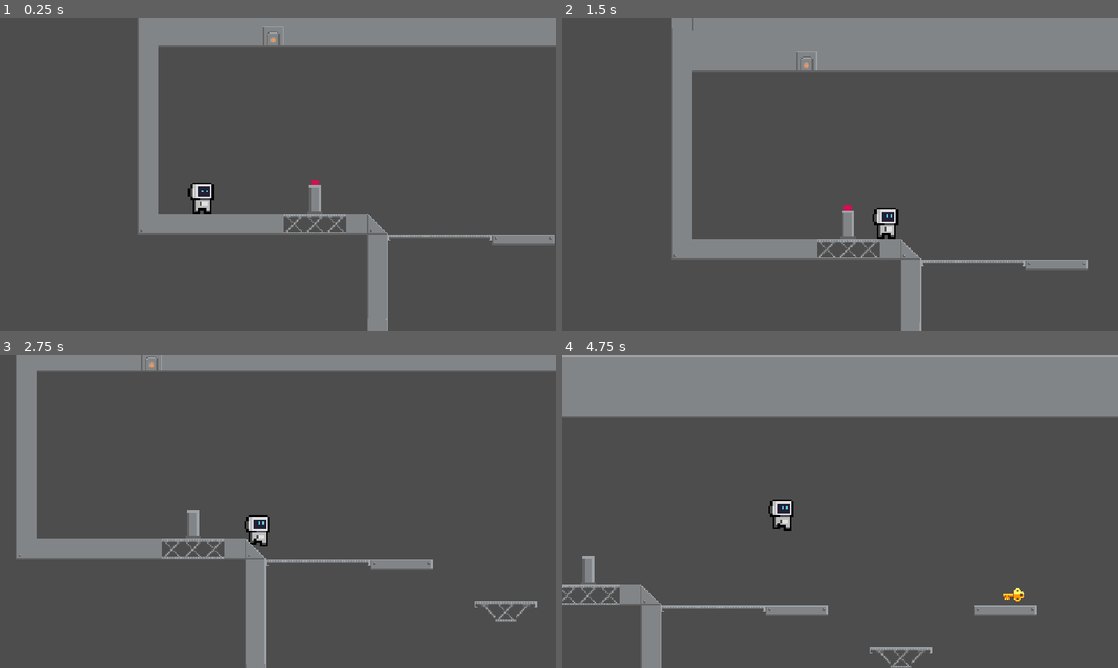
Above: before the commit, frames 1-4 (two rows, left to right).
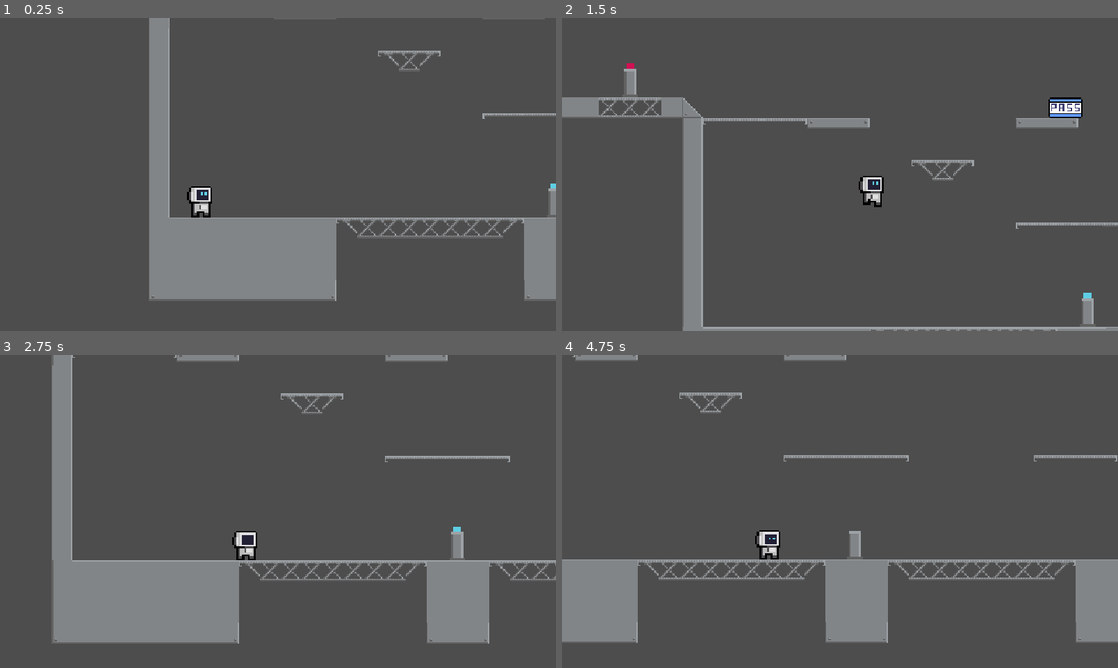
Above: after the commit, the same moments.

Repository: SawolTesf/ByteBound
Game: Godot game, scene res://Scenes/Levels/level_04.tscn
Two runs of this game, one before a commit and one after it. Both use one fixed random seed, a clock stepped at 60 frames per second and the inputs below. This scene is started directly instead of the project's main scene.
Inputs (mouse positions are in pixels of both pictures, inside the frame that each line leads up to):
- Up to frame 1 (0.25 s): no input
- Up to frame 2 (1.5 s): tap Enter (ui_accept) at 0.5, 0.77 s; move the mouse to (962, 158) at 0.52 s; hold Ctrl (crouch) 0.53-1.28 s; hold Right (ui_right) from 0.53 s (still down); move the mouse to (728, 190) at 1.27 s; tap Shift (dash) at 1.35 s
- Up to frame 3 (2.75 s): tap Enter (ui_accept) at 1.52 s; move the mouse to (333, 442) at 2.02 s; release Right (ui_right) at 2.03 s; hold Left (ui_left) from 2.03 s (still down); hold Ctrl (crouch) from 2.03 s (still down)
- Up to frame 4 (4.75 s): move the mouse to (812, 574) at 2.77 s; release Left (ui_left) at 2.78 s; release Ctrl (crouch) at 2.78 s; hold Right (ui_right) 2.78-4.28 s; tap Shift (dash) at 2.85, 4.35 s; tap Enter (ui_accept) at 3.02, 3.77, 4.52 s; move the mouse to (1006, 558) at 3.52 s; hold Ctrl (crouch) 3.53-4.28 s; move the mouse to (673, 464) at 4.27 s; hold Left (ui_left) from 4.28 s (still down)

The runs differ from the first frame. In frame 1, 20% of the frame differs, in the area x 25-100%, y 0-100%; in frame 2, 24%; in frame 3, 25%; in frame 4, 32%, in the area x 0-100%, y 0-100%.

Commit message:
Added pass card sprite

Diff:
--- a/game/Scenes/Levels/level_00.tscn
+++ b/game/Scenes/Levels/level_00.tscn
@@ -26,7 +26,7 @@
 collision_mask = 63
 
 [node name="Key" parent="." index="3"]
-position = Vector2(331, 336)
+position = Vector2(330, 330)
 
 [node name="Enemies" type="Node" parent="." index="4"]
 
--- a/game/Scenes/Levels/level_04.tscn
+++ b/game/Scenes/Levels/level_04.tscn
@@ -14,11 +14,11 @@
 position = Vector2(624, 305)
 
 [node name="Player" parent="." index="1"]
-position = Vector2(-127, 148)
+position = Vector2(40, 317)
 
 [node name="GroundLayer" parent="Terrain" index="0"]
 top_level = true
-tile_map_data = PackedByteArray("AAD1////AQAAAAEAAAD1/wAAAQA …(4456 unchanged characters)… hABUAAQAEAAcAAAAhABYAAQABAAIAAAAiABUAAQAHAAgAAAAiABYAAQABAAIAAAAjABUAAQADAAcAAAAjABYAAQ …(1292 unchanged characters)…
+tile_map_data = PackedByteArray("AAD1////AQAAAAEAAAD1/wAAAQA …(4456 unchanged characters)… hABUAAQAEAAcAAAAhABYAAQABAAIAAAAiABUAAQAIAAcAAGAiABYAAQABAAIAAAAjABUAAQADAAcAAAAjABYAAQ …(1292 unchanged characters)…
 
 [node name="Node" type="Node" parent="." index="4"]
 
@@ -41,7 +41,7 @@
 position = Vector2(311, 320)
 
 [node name="GreenPedestal" parent="Buttons" index="1" instance=ExtResource("6_ft00g")]
-position = Vector2(559, 129)
+position = Vector2(559, 128)
 
 [node name="RedPedistal" parent="Buttons" index="2" instance=ExtResource("7_p1hs2")]
 position = Vector2(-40, 144)
--- a/game/Scripts/Objects/Key/Key.tscn
+++ b/game/Scripts/Objects/Key/Key.tscn
@@ -2,32 +2,35 @@
 
 [ext_resource type="Script" path="res://Scripts/Objects/Key/Key.gd" id="1"]
 [ext_resource type="Script" path="res://Scripts/Objects/Key/KeyBody.gd" id="1_p7i6w"]
-[ext_resource type="Texture2D" uid="uid://cadgs5jm7jsc6" path="res://Assets/Terrain/TileSets/key.png" id="2"]
+[ext_resource type="Texture2D" uid="uid://dqmdkvic37urm" path="res://Assets/Objects/KeyCard.png" id="2_f65xj"]
 [ext_resource type="PackedScene" uid="uid://yn8mnupom0tf" path="res://Scripts/Components/Gravity/gravity_component.tscn" id="3_chiga"]
 
-[sub_resource type="CircleShape2D" id="CircleShape2D_3828v"]
-radius = 8.0
+[sub_resource type="RectangleShape2D" id="RectangleShape2D_qbgmn"]
+size = Vector2(29, 16)
 
-[sub_resource type="CircleShape2D" id="CircleShape2D_jjshx"]
-radius = 11.0
+[sub_resource type="RectangleShape2D" id="RectangleShape2D_ns1r6"]
+size = Vector2(29, 16)
 
 [node name="KeyBody" type="CharacterBody2D"]
+position = Vector2(-1, 0)
 script = ExtResource("1_p7i6w")
 metadata/_edit_group_ = true
 
 [node name="Sprite2D" type="Sprite2D" parent="."]
-scale = Vector2(0.02, 0.02)
-texture = ExtResource("2")
+position = Vector2(7.1825, 4.42)
+texture = ExtResource("2_f65xj")
 
 [node name="CollisionShape2D" type="CollisionShape2D" parent="."]
-shape = SubResource("CircleShape2D_3828v")
+position = Vector2(7.5, 4)
+shape = SubResource("RectangleShape2D_qbgmn")
 debug_color = Color(0.95171, 0.185773, 0.310269, 0.42)
 
 [node name="Area2D" type="Area2D" parent="."]
 script = ExtResource("1")
 
 [node name="HitBoxShape" type="CollisionShape2D" parent="Area2D"]
-shape = SubResource("CircleShape2D_jjshx")
+position = Vector2(7.5, 4)
+shape = SubResource("RectangleShape2D_ns1r6")
 debug_color = Color(0.500944, 0.568203, 0.348835, 0.42)
 
 [node name="GravityComponent" parent="." instance=ExtResource("3_chiga")]
Binary file added: game/Assets/Objects/KeyCard.aseprite
Binary file added: game/Assets/Objects/KeyCard.png
Not shown, changed: game/Assets/Objects/KeyCard.png.import
Binary file added: game/Assets/Sprites/Drone.aseprite
Binary file removed: game/Assets/Terrain/TileSets/key.png
